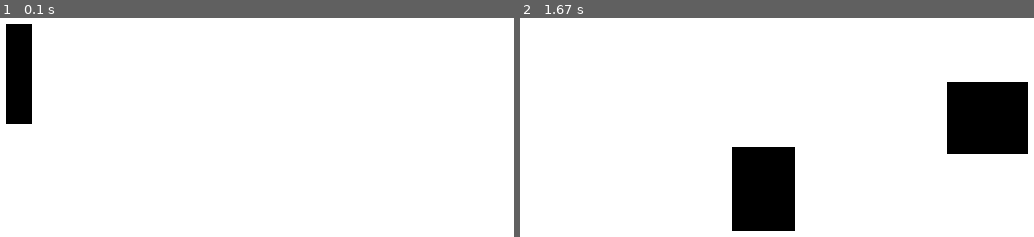
Above: before the commit, frames 1-2 (left to right).
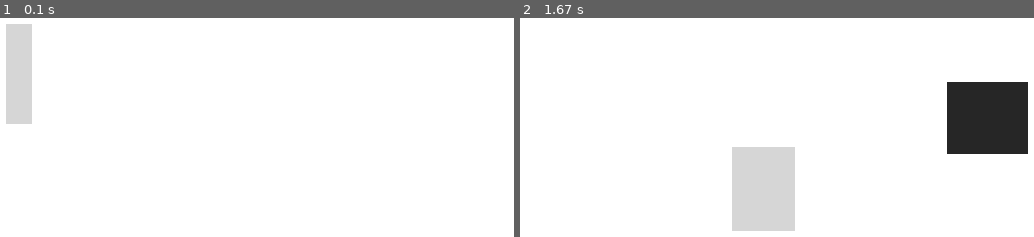
Above: after the commit, the same moments.

Repository: dreamerc/uimeter
Game: pygame game, started from trunk/src/stage2/testway1/run03.py
The game is run twice, just before and just after one commit, with the same random seed, the same clock (stepped at 60 frames per second) and the same inputs. The source is Python 2; it was converted automatically to run under Python 3.
Inputs (mouse positions are in pixels of both pictures, inside the frame that each line leads up to):
- Up to frame 1 (0.1 s): no input
- Up to frame 2 (1.67 s): click (540, 74) at 0.38 s

The runs differ from the first frame. In frame 1, 2.3% of the frame differs, in the area x 1-7%, y 2-49%; in frame 2, 9.9%, in the area x 41-99%, y 29-98%.

Commit message:
增加顏色

Diff:
--- a/trunk/src/stage2/testway1/run03.py
+++ b/trunk/src/stage2/testway1/run03.py
@@ -63,12 +63,14 @@
 # x 座標 , y 座標 , x 大小 , y 大小
     import random
     rect = []
+    rect_color = []
     rect_hit = []
     counter = 0
     mark = 0
 # 圓
     mark_circle = 0
     circle = []
+    circle_color = []
     circle_rad = []
     circle_hit = []
 
@@ -104,6 +106,8 @@
                 for i in range(counter):
                     rect.append((random.randint(0,600), random.randint(0,380), random.randint(5,100), random.randint(5,100) ))
                     rect_hit.append(0)
+                    a = random.randint(0,255)
+                    rect_color.append((a,a,a))
             else:
                 circle = []
                 circle_rad = []
@@ -112,11 +116,13 @@
                     circle.append((random.randint(50,600), random.randint(50,380)))
                     circle_rad.append(random.randint(5,50))
                     circle_hit.append(0)
+                    a = random.randint(0,255)
+                    circle_color.append((a,a,a))
             mark = 1
 
         if mark_circle == 0:
-            for i in rect:
-                pygame.draw.rect(screen, (0,0,0) , i)
+            for i in range(counter):
+                pygame.draw.rect(screen, rect_color[i] , rect[i])
             if pygame.mouse.get_pressed()[0]:
                 j = 0
                 for i in rect:
@@ -130,7 +136,7 @@
                 if k == counter : mark = 0
         else:
             for i in range(counter):
-                pygame.draw.circle(screen, (0,0,0), circle[i], circle_rad[i])
+                pygame.draw.circle(screen, circle_color[i], circle[i], circle_rad[i])
             if pygame.mouse.get_pressed()[0]:
                 for i in range(counter):
                     if (mouse_pos[0]-circle[i][0])**2 +(mouse_pos[1]-circle[i][1])**2 <= circle_rad[i]**2:
